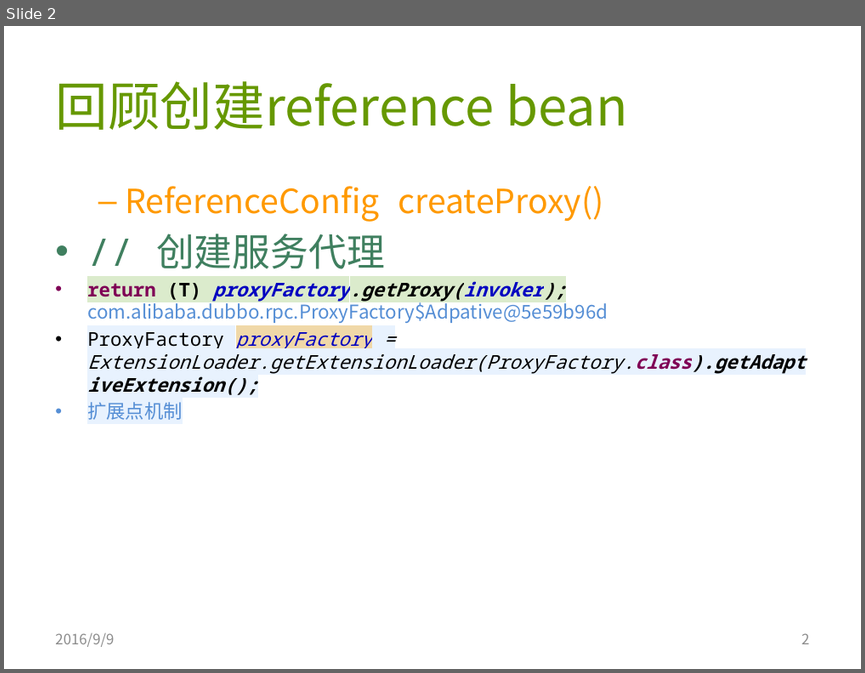
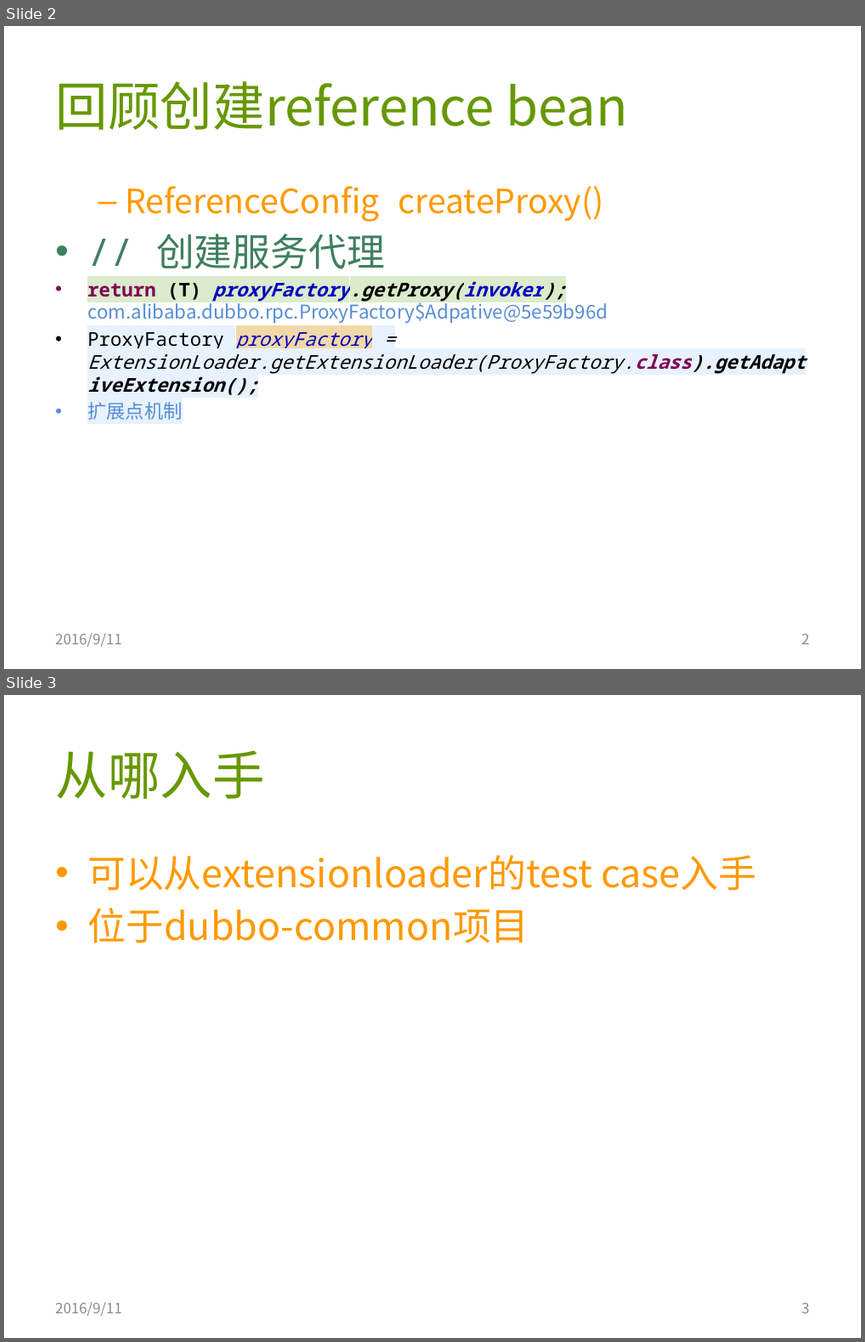
Before and after one commit to AmarRocks/demo, a slide deck: 04.dubbo_demo/document/dubbo源码分析3-扩展点.pptx. Shown one above the other, each under a label of ours: slide 2 before the commit, slides 2 and 3 after it. The pictures are 865x673 and 865x1342 pixels, drawn with LibreOffice and Linux fonts; fonts in the diff are those of the drawing. Boxes give left, top, right and bottom in pixels: in the first picture for what was removed or moved away, otherwise in the second. Text is boxed around its words. In the diff, an @@ line names an element or a change of style, - is before the commit and + after.

```diff
--- a/04.dubbo_demo/document/dubbo源码分析3-扩展点.pptx
+++ b/04.dubbo_demo/document/dubbo源码分析3-扩展点.pptx
@@ slide 3 added at <box>4,695,861,1338</box>, background #FFFFFF @@
@@ title added at <box>55,750,264,799</box>, 44 pt, text #669800 @@
+从哪入手
@@ text added at <box>87,855,756,943</box>, 32 pt, text #FF9900 @@
+• 可以从extensionloader的test case入手
+• 位于dubbo-common项目
@@ text added at <box>55,1302,121,1315</box>, 12 pt, text #8C8C8C @@
+2016/9/11
@@ page number added at <box>801,1302,809,1313</box>, 12 pt, text #8C8C8C @@
+3
@@ slide 2 changed as well @@
@@ text at <box>55,633,121,646</box>: text changed @@
-2016/9/9
+2016/9/11
```
Also in this commit, not shown: 3 other slides changed, 1 other slide added, 2 other files.
